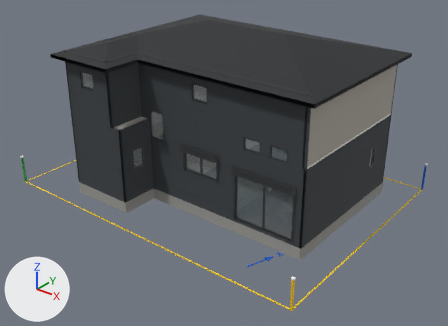
The glTF model T_20.glb as it was, and as the next commit left it.
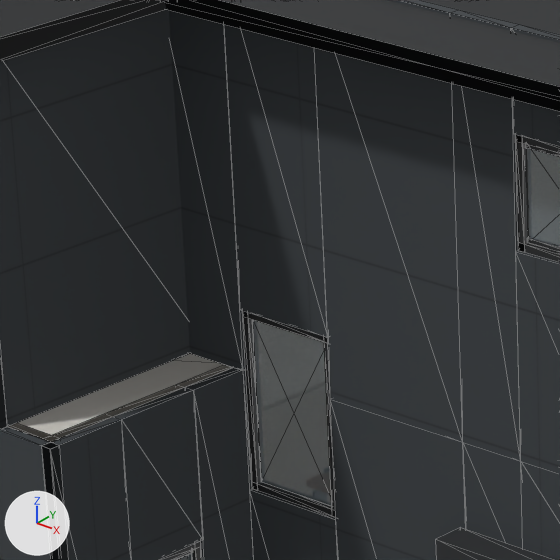
There are two pictures of each version: one whole from a camera (50 mm lens) standing at (14.28, -18.49, 12.8) and looking at (-0.21, -0.38, 1.57), one close up on the part from 25% to 44% of the width and 19% to 46% of the height. The lights are fixed; the arrows at lower left show +X, +Y and +Z. The older version's two pictures come first. The close-ups show mesh edges as thin lines. Vertices at exactly the same position are counted once.

Before the edit, the objects in view are built like this:
```python
me_frame = bpy.data.meshes.new('frame')
me_frame.from_pydata(...)  # 512 vertices, 912 faces; spans x -5.29..4.83, y -3.92..4.15, z 0.47..5.59
me_frame.materials.append(mat_frame)  # black #2a2b2c
me_glass = bpy.data.meshes.new('glass')
me_glass.from_pydata(...)  # 96 vertices, 144 faces; spans x -5.26..4.8, y -3.89..4.12, z 0.64..5.54
me_glass.materials.append(mat_glass)  # light grey #a9bcc6
me_shutter = bpy.data.meshes.new('shutter')
me_shutter.from_pydata(...)  # 44 vertices, 72 faces; spans x -0.64..4.51, y -2.57..-2.35, z 0.59..3.03
me_shutter.materials.append(mat_shutter)  # dark grey #2f3133
me_siding = bpy.data.meshes.new('siding')
me_siding.from_pydata(...)  # 369 vertices, 898 faces; spans x -5.31..4.85, y -3.94..4.17, z 0.47..6.21
me_siding.materials.append(mat_siding)  # picture img_image_2
# before: 116 (-2.42, -2.28, 2.79), 117 (-2.42, -2.35, 2.79) at pixel (249, 489), 118 (-1.68, -2.35, 2.79) at pixel (335, 519), 119 (-1.68, -2.28, 2.79), 305 (-2.42, -2.28, 3.99)
# before: 306 (-1.68, -2.28, 3.99), 307 (-1.68, -2.35, 3.99) at pixel (327, 337), 308 (-2.42, -2.35, 3.99) at pixel (239, 310)
ob_frame = bpy.data.objects.new('frame', me_frame)
ob_frame.location = (0.0, 0.0, 0.0)
ob_glass = bpy.data.objects.new('glass', me_glass)
ob_glass.location = (0.0, 0.0, 0.0)
ob_shutter = bpy.data.objects.new('shutter', me_shutter)
ob_shutter.location = (0.0, 0.0, 0.0)
ob_siding = bpy.data.objects.new('siding', me_siding)
ob_siding.location = (0.0, 0.0, 0.0)
# also in view: 'roof' at (-0.23, 0.11, 6.48); 'ceiling' at (-0.23, 0.11, 4.51)
```
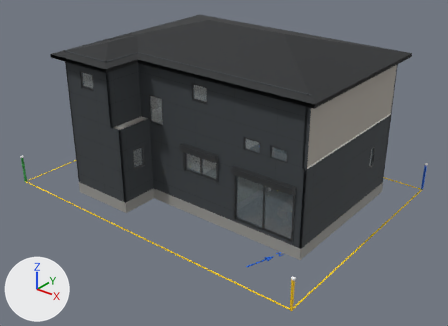
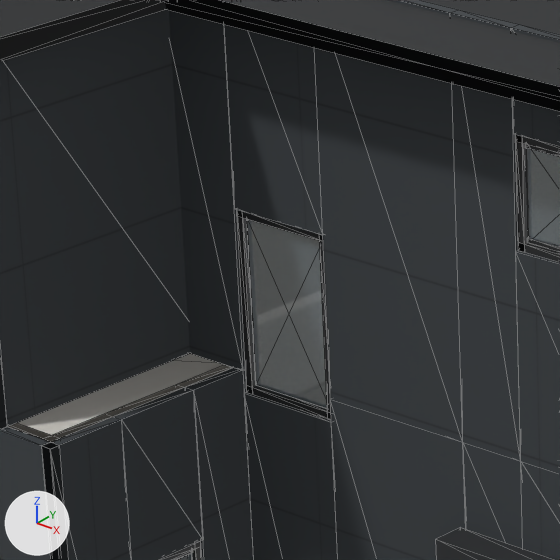
Changed parts and their boxes (x1, y1, x2, y2) in the close-ups (560 x 560 px; the box of a moved part takes in the faces that stretch with it):
part 1 of me_siding, moved or reshaped
    both: (224, 25, 338, 560)
part 2 of me_frame, moved or reshaped
    before: (242, 311, 336, 518)
    after: (237, 210, 331, 420)
part 3 of me_glass, moved or reshaped
    before: (252, 320, 332, 506)
    after: (247, 219, 327, 409)

The change, as a diff of the scene's bpy script:
```diff
--- a/T_20.glb.py
+++ b/T_20.glb.py
@@ me_siding @@
 me_siding.from_pydata(...)  # 369 vertices, 898 faces; spans x -5.31..4.85, y -3.94..4.17, z 0.47..6.21
 # used by ob_siding; location = (0.0, 0.0, 0.0)
+# me_siding part 1
+for i in [*range(116, 120), *range(305, 309)]: me_siding.vertices[i].co += Vector((0.0, 0.0, 0.65))
 me_siding.materials.append(mat_siding)
@@ me_frame @@
 me_frame.from_pydata(...)  # 512 vertices, 912 faces; spans x -5.29..4.83, y -3.92..4.15, z 0.47..5.59
 # used by ob_frame; location = (0.0, 0.0, 0.0)
+# me_frame part 2: the loose piece of 24 vertices spanning x -2.42..-1.68, y -2.33..-2.26, z 2.79..3.99 is moved by (0.0, 0.0, 0.65)
 me_frame.materials.append(mat_frame)
@@ me_glass @@
 me_glass.from_pydata(...)  # 96 vertices, 144 faces; spans x -5.26..4.8, y -3.89..4.12, z 0.64..5.54
 # used by ob_glass; location = (0.0, 0.0, 0.0)
+# me_glass part 3: the loose piece of 8 vertices spanning x -2.37..-1.73, y -2.3..-2.29, z 2.84..3.94 is moved by (0.0, 0.0, 0.65)
 me_glass.materials.append(mat_glass)
```
